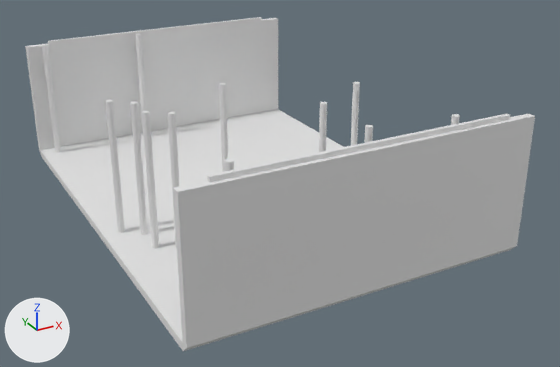
The Blender file Enclosure.blend, before and after one commit.
Camera for both pictures: a camera (50 mm lens) standing at (-13.2, -26.8, 13.5) and looking at (0.9, -1.1, 0.7). Arrows for +X, +Y and +Z are at lower left; the lights stay in place.
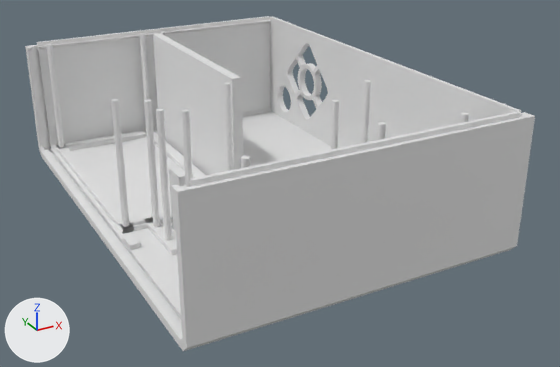
Location of each change, (x1, y1, x2, y2) in pixels of the pictures (560 x 367 px; the box of a moved part takes in the faces that stretch with it):
'Cube', reshaped: before (25, 17, 535, 351); after (25, 16, 535, 351)
'Front', added: after (270, 16, 524, 148)
part 1 of me_cube, moved or reshaped: before (142, 111, 159, 249); after (241, 156, 250, 168)
part 2 of me_cube, moved or reshaped: before (130, 101, 148, 235); after (181, 109, 192, 187)
part 3 of me_cube, moved or reshaped: before (364, 125, 373, 143); after (377, 122, 386, 140)
part 4 of me_cube, moved or reshaped: before (319, 102, 327, 152); after (331, 100, 339, 150)
part 5 of me_cube, added: after (144, 99, 160, 227)
part 6 of me_cube, added: after (144, 131, 205, 178)
part 7 of me_cube, added: after (169, 166, 185, 231)
part 8 of me_cube, added: after (153, 34, 243, 175)
part 9 of me_cube, added: after (123, 234, 141, 250)
part 10 of me_cube, built on: before (27, 17, 530, 249); after (27, 16, 530, 323)

The change in detail:
me_cube is used by ob_cube; location (0.0, 0.0, -0.16); scale (6.5, 9.0, 0.16).
me_cube had 424 vertices, 254 faces and spanned x -1.0..1.0, y -1.0..1.1, z -1.0..33.2.
me_cube now has 700 vertices, 466 faces and spans x -1.0..1.0, y -1.0..1.1, z -1.0..33.2.
me_cube part 1: the loose piece of 32 vertices spanning x -0.8, y -0.3, z 1.0..33.2 is moved by (0.2, -0.6, 0.0).
me_cube part 2: the loose piece of 32 vertices spanning x -0.8, y -0.2, z 1.0..33.2 is moved by (0.2, -0.2, 0.0).
me_cube part 3: the loose piece of 32 vertices spanning x 0.1, y -0.8, z 1.0..33.2 is moved by (0.1, 0.0, 0.0).
me_cube part 4: the loose piece of 32 vertices spanning x 0.1, y -0.5, z 1.0..33.2 is moved by (0.1, 0.0, 0.0).
me_cube part 5: a new loose piece, a 16-sided cylinder along z spanning x -0.728..-0.688, y -0.179..-0.15, z 1.0..33.25, in mat_material (white #e7e7e7).
me_cube part 6: a new loose piece, a box spanning x -0.22..-0.149, y -0.123..0.986, z 1.0..2.25, in mat_material (white #e7e7e7).
me_cube part 7: a new loose piece, a box spanning x -0.615..-0.554, y -0.287..-0.176, z 1.0..16.625, in mat_material (white #e7e7e7).
me_cube part 8: a new loose piece, a box spanning x -0.123..-0.062, y -0.05..0.916, z 1.0..33.25, in mat_material (white #e7e7e7).
me_cube part 9: a new loose piece, a box spanning x -0.923..-0.862, y -0.276..-0.187, z 1.0..2.25, in mat_material (white #e7e7e7).
me_cube part 10: 17 vertices moved from x -0.9..0.6, y -0.9..1.0, z 1.0..33.2 to x -0.9..0.7, y -0.9..1.0, z 1.0..33.2; 91 vertices removed from x -0.9..0.8, y -1.0..1.0, z 1.0..33.2; 271 vertices added at x -1.0..1.0, y -1.0..1.1, z 0.0..33.2.
Mesh me_cube_002 is new.
It has 418 vertices, 220 faces and spans x 0.0..0.3, y -3.8..14.3, z 1.1..6.4.
Object 'Front' (ob_front) is new; it shows me_cube_002.
Its location is (6.0, -5.0, -1.23).
